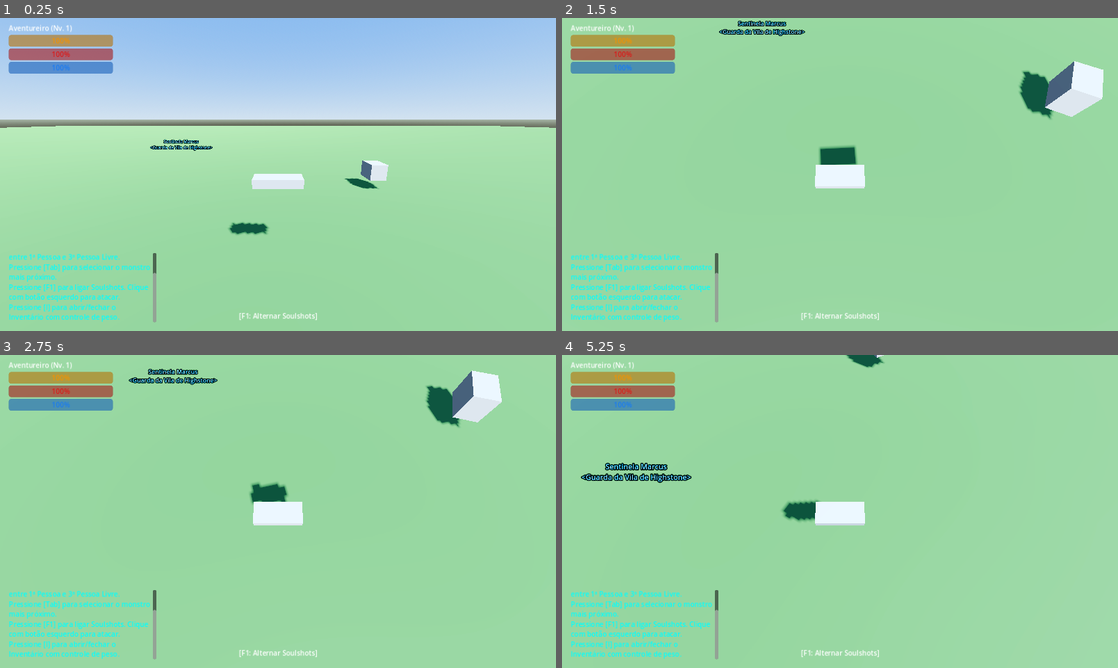
Above: before the commit, frames 1-4 (two rows, left to right).
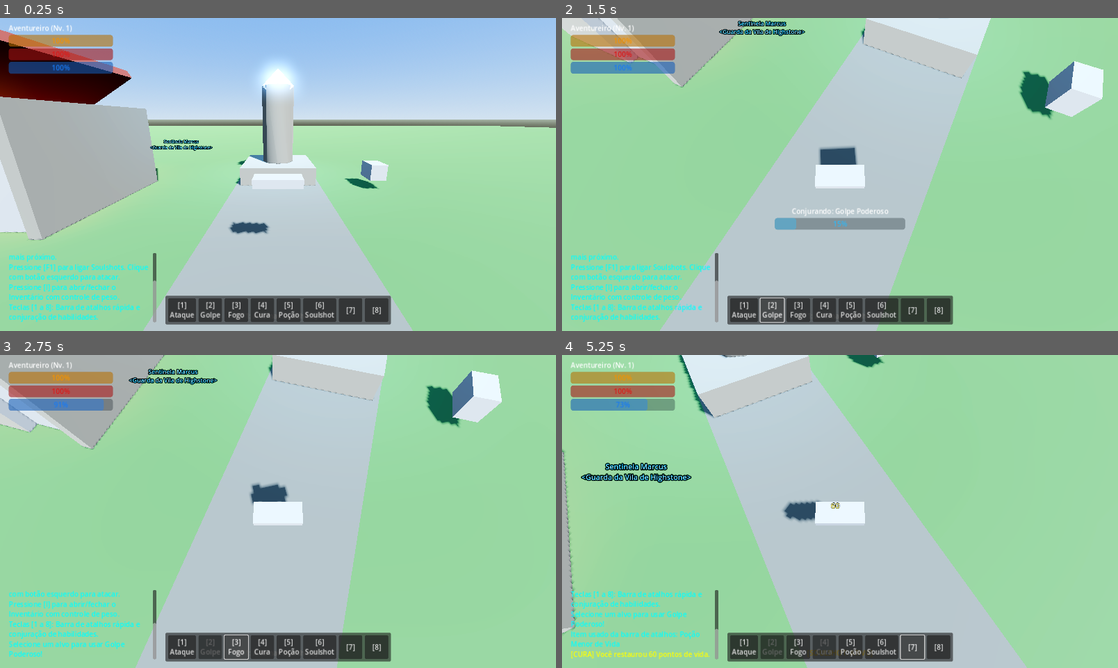
Above: after the commit, the same moments.

Repository: awazago/medieval-rpg
Game: Godot game, scene res://client/scenes/main_game.tscn
Two runs of this game, one before a commit and one after it. Both use one fixed random seed, a clock stepped at 60 frames per second and the inputs below.
Inputs (mouse positions are in pixels of both pictures, inside the frame that each line leads up to):
- Up to frame 1 (0.25 s): no input
- Up to frame 2 (1.5 s): click (745, 309) at 0.5 s, where only the run after the commit has a clickable "[1] Ataque"; click (773, 309) at 1.25 s, where only the run after the commit has a clickable "[2] Golpe"
- Up to frame 3 (2.75 s): click (233, 646) at 2 s, where only the run after the commit has a clickable "[3] Fogo"
- Up to frame 4 (5.25 s): click (823, 646) at 2.75 s, where only the run after the commit has a clickable "[4] Cura"; click (851, 646) at 3.5 s, where only the run after the commit has a clickable "[5] Poção"; click (878, 646) at 4.25 s, where only the run after the commit has a clickable "[6] Soulshot"; click (912, 646) at 5 s, where only the run after the commit has a clickable "[7]"

The runs differ from the first frame. In frame 1, 32% of the frame differs, in the area x 0-75%, y 3-100%; in frame 2, 35%, in the area x 0-93%, y 0-100%; in frame 3, 34%; in frame 4, 34%.

Commit message:
feat(sprint-2): Implement Highstone Village 3D environment, Soulshot particle FX, 3D floating damage text, and Hotbar with Cast Bar

Diff:
--- /dev/null
+++ b/client/scenes/environment/highstone_village.tscn
@@ -0,0 +1,147 @@
+[gd_scene load_steps=12 format=3 uid="uid://c6v2n8pm7x5ky"]
+
+[sub_resource type="StandardMaterial3D" id="Mat_StoneWall"]
+albedo_color = Color(0.48, 0.46, 0.42, 1)
+roughness = 0.9
+
+[sub_resource type="StandardMaterial3D" id="Mat_WoodTimber"]
+albedo_color = Color(0.32, 0.22, 0.14, 1)
+roughness = 0.8
+
+[sub_resource type="StandardMaterial3D" id="Mat_RoofTile"]
+albedo_color = Color(0.45, 0.2, 0.15, 1)
+roughness = 0.7
+
+[sub_resource type="StandardMaterial3D" id="Mat_Aetherstone"]
+albedo_color = Color(0.2, 0.35, 0.65, 1)
+emission_enabled = true
+emission = Color(0.25, 0.6, 1.0, 1)
+emission_energy_multiplier = 3.0
+roughness = 0.3
+
+[sub_resource type="StandardMaterial3D" id="Mat_ForgeFire"]
+albedo_color = Color(0.9, 0.4, 0.1, 1)
+emission_enabled = true
+emission = Color(1.0, 0.45, 0.1, 1)
+emission_energy_multiplier = 4.0
+
+[sub_resource type="StandardMaterial3D" id="Mat_CobblestonePath"]
+albedo_color = Color(0.4, 0.38, 0.34, 1)
+roughness = 0.95
+
+[sub_resource type="BoxMesh" id="BoxMesh_path"]
+material = SubResource("Mat_CobblestonePath")
+size = Vector3(4.5, 0.05, 35)
+
+[node name="HighstoneVillage" type="Node3D"]
+
+[node name="CobblestonePath" type="MeshInstance3D" parent="."]
+transform = Transform3D(1, 0, 0, 0, 1, 0, 0, 0, 1, 0, 0.02, 5)
+mesh = SubResource("BoxMesh_path")
+
+[node name="AetherstoneMonolith" type="CSGCombiner3D" parent="."]
+transform = Transform3D(1, 0, 0, 0, 1, 0, 0, 0, 1, 0, 0, -8)
+use_collision = true
+
+[node name="BasePedestal" type="CSGBox3D" parent="AetherstoneMonolith"]
+transform = Transform3D(1, 0, 0, 0, 1, 0, 0, 0, 1, 0, 0.5, 0)
+size = Vector3(4, 1, 4)
+material = SubResource("Mat_StoneWall")
+
+[node name="PillarCore" type="CSGCylinder3D" parent="AetherstoneMonolith"]
+transform = Transform3D(1, 0, 0, 0, 1, 0, 0, 0, 1, 0, 3, 0)
+radius = 0.9
+height = 4.5
+sides = 8
+material = SubResource("Mat_StoneWall")
+
+[node name="CrystalShard" type="CSGBox3D" parent="AetherstoneMonolith"]
+transform = Transform3D(0.707, -0.707, 0, 0.707, 0.707, 0, 0, 0, 1, 0, 5.2, 0)
+size = Vector3(1.2, 1.2, 1.2)
+material = SubResource("Mat_Aetherstone")
+
+[node name="OmniLight3D" type="OmniLight3D" parent="AetherstoneMonolith"]
+transform = Transform3D(1, 0, 0, 0, 1, 0, 0, 0, 1, 0, 5.5, 0)
+light_color = Color(0.3, 0.7, 1, 1)
+light_energy = 2.5
+omni_range = 10.0
+
+[node name="BlacksmithForge" type="CSGCombiner3D" parent="."]
+transform = Transform3D(1, 0, 0, 0, 1, 0, 0, 0, 1, -10, 0, -4)
+use_collision = true
+
+[node name="BuildingWalls" type="CSGBox3D" parent="BlacksmithForge"]
+transform = Transform3D(1, 0, 0, 0, 1, 0, 0, 0, 1, 0, 2, 0)
+size = Vector3(6, 4, 6)
+material = SubResource("Mat_StoneWall")
+
+[node name="DoorOpening" type="CSGBox3D" parent="BlacksmithForge"]
+transform = Transform3D(1, 0, 0, 0, 1, 0, 0, 0, 1, 1.5, 1.5, 3.1)
+operation = 2
+size = Vector3(2.2, 3, 1)
+
+[node name="Roof" type="CSGBox3D" parent="BlacksmithForge"]
+transform = Transform3D(0.866, -0.5, 0, 0.5, 0.866, 0, 0, 0, 1, 0, 4.5, 0)
+size = Vector3(5, 0.4, 6.8)
+material = SubResource("Mat_RoofTile")
+
+[node name="FurnaceHearth" type="CSGBox3D" parent="BlacksmithForge"]
+transform = Transform3D(1, 0, 0, 0, 1, 0, 0, 0, 1, -1.8, 0.8, -1.5)
+size = Vector3(1.6, 1.6, 1.6)
+material = SubResource("Mat_ForgeFire")
+
+[node name="ForgeGlow" type="OmniLight3D" parent="BlacksmithForge"]
+transform = Transform3D(1, 0, 0, 0, 1, 0, 0, 0, 1, -1.8, 1.2, -1.5)
+light_color = Color(1, 0.5, 0.1, 1)
+light_energy = 3.0
+omni_range = 8.0
+
+[node name="Anvil" type="CSGBox3D" parent="BlacksmithForge"]
+transform = Transform3D(1, 0, 0, 0, 1, 0, 0, 0, 1, -0.5, 0.5, 0)
+size = Vector3(0.6, 0.9, 1.2)
+material = SubResource("Mat_StoneWall")
+
+[node name="VillagePalisadeGate" type="CSGCombiner3D" parent="."]
+transform = Transform3D(1, 0, 0, 0, 1, 0, 0, 0, 1, 0, 0, 15)
+use_collision = true
+
+[node name="LeftTower" type="CSGCylinder3D" parent="VillagePalisadeGate"]
+transform = Transform3D(1, 0, 0, 0, 1, 0, 0, 0, 1, -4.5, 3, 0)
+radius = 1.2
+height = 6.0
+sides = 8
+material = SubResource("Mat_WoodTimber")
+
+[node name="RightTower" type="CSGCylinder3D" parent="VillagePalisadeGate"]
+transform = Transform3D(1, 0, 0, 0, 1, 0, 0, 0, 1, 4.5, 3, 0)
+radius = 1.2
+height = 6.0
+sides = 8
+material = SubResource("Mat_WoodTimber")
+
+[node name="CrossbarBeam" type="CSGBox3D" parent="VillagePalisadeGate"]
+transform = Transform3D(1, 0, 0, 0, 1, 0, 0, 0, 1, 0, 4.8, 0)
+size = Vector3(9, 0.6, 0.6)
+material = SubResource("Mat_WoodTimber")
+
+[node name="LeftWall" type="CSGBox3D" parent="VillagePalisadeGate"]
+transform = Transform3D(1, 0, 0, 0, 1, 0, 0, 0, 1, -12, 1.8, 0)
+size = Vector3(14, 3.6, 0.5)
+material = SubResource("Mat_WoodTimber")
+
+[node name="RightWall" type="CSGBox3D" parent="VillagePalisadeGate"]
+transform = Transform3D(1, 0, 0, 0, 1, 0, 0, 0, 1, 12, 1.8, 0)
+size = Vector3(14, 3.6, 0.5)
+material = SubResource("Mat_WoodTimber")
+
+[node name="TorchLeft" type="OmniLight3D" parent="VillagePalisadeGate"]
+transform = Transform3D(1, 0, 0, 0, 1, 0, 0, 0, 1, -3.2, 3.2, 0.5)
+light_color = Color(1, 0.65, 0.2, 1)
+light_energy = 2.0
+omni_range = 6.0
+
+[node name="TorchRight" type="OmniLight3D" parent="VillagePalisadeGate"]
+transform = Transform3D(1, 0, 0, 0, 1, 0, 0, 0, 1, 3.2, 3.2, 0.5)
+light_color = Color(1, 0.65, 0.2, 1)
+light_energy = 2.0
+omni_range = 6.0
--- a/client/scenes/main_game.gd
+++ b/client/scenes/main_game.gd
@@ -2,8 +2,12 @@
 # Controlador Central da Cena de Jogo e Integração Cliente
 extends Node3D
 
+const FLOAT_NUMBER_SCENE = preload("res://client/scenes/vfx/floating_damage_number.tscn")
+const SOULSHOT_BURST_SCENE = preload("res://client/scenes/vfx/soulshot_particles.tscn")
+
 @onready var player: PlayerCharacter = $Player
 @onready var hud: GameHUD = $HUD
+@onready var hotbar: Hotbar = $HUD/Hotbar
 
 func _ready() -> void:
 	if player and hud:
@@ -21,6 +25,11 @@
 		hud.add_system_message("Pressione [Tab] para selecionar o monstro mais próximo.")
 		hud.add_system_message("Pressione [F1] para ligar Soulshots. Clique com botão esquerdo para atacar.")
 		hud.add_system_message("Pressione [I] para abrir/fechar o Inventário com controle de peso.")
+		hud.add_system_message("Teclas [1 a 8]: Barra de atalhos rápida e conjuração de habilidades.")
+
+	if hotbar:
+		hotbar.skill_triggered.connect(_on_skill_triggered)
+		hotbar.item_shortcut_triggered.connect(_on_item_shortcut_triggered)
 
 func _unhandled_input(event: InputEvent) -> void:
 	# Ataque básico com o botão esquerdo do mouse
@@ -57,6 +66,13 @@
 	if target.has_method("take_damage"):
 		target.take_damage(damage, player)
 
+	# Efeito visual de Soulshot
+	if player.soulshots_enabled:
+		_spawn_soulshot_burst(target.global_position + Vector3(0, 0.8, 0))
+
+	# Número de dano flutuante 3D
+	_spawn_floating_damage(target.global_position + Vector3(0, 1.2, 0), damage, is_crit)
+
 	# Atualiza a barra de vida do alvo no HUD
 	hud.update_target(target)
 
@@ -68,3 +84,96 @@
 		log_msg = "[SOULSHOT] " + log_msg
 
 	hud.add_combat_log(log_msg)
+
+func _on_skill_triggered(skill_id: String) -> void:
+	var skill_data = GameData.get_skill(skill_id) if GameData else {}
+	if skill_data.is_empty():
+		return
+
+	var mp_cost = skill_data.get("mp_cost", 10)
+	if player.current_mp < mp_cost:
+		hud.add_system_message("[color=red]Mana insuficiente![/color]")
+		return
+
+	# Consome MP
+	player.current_mp -= mp_cost
+	hud.update_player_status(
+		player.current_hp, player.max_hp,
+		player.current_mp, player.max_mp,
+		player.current_cp, player.max_cp
+	)
+
+	# Habilidade de Cura (Auto-cast ou Alvo)
+	if skill_id == "lesser_heal":
+		var heal_val = skill_data.get("power", 60)
+		player.current_hp = mini(player.max_hp, player.current_hp + heal_val)
+		hud.update_player_status(
+			player.current_hp, player.max_hp,
+			player.current_mp, player.max_mp,
+			player.current_cp, player.max_cp
+		)
+		_spawn_floating_damage(player.global_position + Vector3(0, 1.5, 0), heal_val, false)
+		hud.add_combat_log("[CURA] Você restaurou " + str(heal_val) + " pontos de vida.")
+		return
+
+	# Habilidade de Ataque
+	if player.selected_target == null or not is_instance_valid(player.selected_target):
+		hud.add_system_message("Selecione um alvo para usar " + skill_data.get("name", "esta habilidade") + "!")
+		return
+
+	var target = player.selected_target
+	var distance = player.global_position.distance_to(target.global_position)
+	var max_range = skill_data.get("range_units", 3.0)
+
+	if distance > max_range:
+		hud.add_system_message("Alvo fora de alcance (" + str(int(distance)) + "m / máx " + str(int(max_range)) + "m)!")
+		return
+
+	var target_p_def = target.get("p_def") if target.get("p_def") else 12.0
+	var target_m_def = target.get("m_def") if target.get("m_def") else 10.0
+	var skill_power = skill_data.get("power", 30.0)
+	var result: Dictionary
+
+	if skill_data.get("element"):
+		# Magia (ex: Flecha Ígnea)
+		result = CombatFormulas.calculate_magical_damage(player.m_atk, target_m_def, 12, skill_power, player.soulshots_enabled)
+	else:
+		# Físico (ex: Golpe Poderoso)
+		result = CombatFormulas.calculate_physical_damage(player.p_atk, target_p_def, 30, 8, player.soulshots_enabled, skill_power)
+
+	var damage = result["damage"]
+	var is_crit = result["is_critical"]
+
+	if target.has_method("take_damage"):
+		target.take_damage(damage, player)
+
+	if player.soulshots_enabled:
+		_spawn_soulshot_burst(target.global_position + Vector3(0, 0.8, 0))
+
+	_spawn_floating_damage(target.global_position + Vector3(0, 1.2, 0), damage, is_crit)
+	hud.update_target(target)
+
+	var msg = "[" + skill_data.get("name") + "] causou " + str(damage) + " de dano!"
+	if is_crit:
+		msg = "[CRÍTICO!] " + msg
+	hud.add_combat_log(msg)
+
+func _on_item_shortcut_triggered(item_id: String) -> void:
+	if player and player.inventory:
+		for i in range(InventoryManager.MAX_SLOTS):
+			var slot = player.inventory.slots[i]
+			if slot != null and slot["id"] == item_id:
+				player.inventory.use_or_equip(i)
+				hud.add_system_message("Item usado da barra de atalhos: " + slot["data"].get("name"))
+				break
+
+func _spawn_soulshot_burst(pos: Vector3) -> void:
+	var burst = SOULSHOT_BURST_SCENE.instantiate()
+	add_child(burst)
+	burst.global_position = pos
+
+func _spawn_floating_damage(pos: Vector3, amount: int, is_crit: bool) -> void:
+	var float_num = FLOAT_NUMBER_SCENE.instantiate()
+	add_child(float_num)
+	float_num.global_position = pos
+	float_num.setup(amount, is_crit)
--- a/client/scenes/main_game.tscn
+++ b/client/scenes/main_game.tscn
@@ -9,6 +9,8 @@
 [ext_resource type="Script" path="res://client/ui/inventory_window.gd" id="6_inv_ui"]
 [ext_resource type="Script" path="res://client/scripts/npc_character.gd" id="7_npc"]
 [ext_resource type="Script" path="res://client/ui/dialog_window.gd" id="8_dialog"]
+[ext_resource type="PackedScene" path="res://client/scenes/environment/highstone_village.tscn" id="9_village"]
+[ext_resource type="Script" path="res://client/ui/hotbar.gd" id="10_hotbar"]
 
 [sub_resource type="ProceduralSkyMaterial" id="ProceduralSkyMaterial_sky"]
 sky_top_color = Color(0.35, 0.55, 0.85, 1.0)
@@ -62,6 +64,8 @@
 [node name="CollisionShape3D" type="CollisionShape3D" parent="TerrainGround"]
 transform = Transform3D(1, 0, 0, 0, 1, 0, 0, 0, 1, 0, -0.5, 0)
 shape = SubResource("BoxShape_ground")
+
+[node name="HighstoneVillage" parent="." instance=ExtResource("9_village")]
 
 [node name="Player" type="CharacterBody3D" parent="." groups=["players"]]
 transform = Transform3D(1, 0, 0, 0, 1, 0, 0, 0, 1, 0, 1, 0)
@@ -342,3 +346,60 @@
 
 [node name="OptionsContainer" type="VBoxContainer" parent="HUD/DialogWindow/Margin/VBox"]
 layout_mode = 2
+
+[node name="CastBarContainer" type="Control" parent="HUD"]
+layout_mode = 3
+anchors_preset = 8
+anchor_left = 0.5
+anchor_top = 0.5
+anchor_right = 0.5
+anchor_bottom = 0.5
+offset_left = -150.0
+offset_top = 80.0
+offset_right = 150.0
+offset_bottom = 120.0
+grow_horizontal = 2
+grow_vertical = 2
+
+[node name="VBox" type="VBoxContainer" parent="HUD/CastBarContainer"]
+layout_mode = 1
+anchors_preset = 15
+anchor_right = 1.0
+anchor_bottom = 1.0
+grow_horizontal = 2
+grow_vertical = 2
+
+[node name="CastLabel" type="Label" parent="HUD/CastBarContainer/VBox"]
+layout_mode = 2
+text = "Conjurando Habilidade..."
+horizontal_alignment = 1
+
+[node name="CastBar" type="ProgressBar" parent="HUD/CastBarContainer/VBox"]
+modulate = Color(0.2, 0.75, 1, 1)
+layout_mode = 2
+value = 50.0
+
+[node name="Hotbar" type="PanelContainer" parent="HUD"]
+anchors_preset = 7
+anchor_left = 0.5
+anchor_top = 1.0
+anchor_right = 0.5
+anchor_bottom = 1.0
+offset_left = -240.0
+offset_top = -80.0
+offset_right = 240.0
+offset_bottom = -15.0
+grow_horizontal = 2
+grow_vertical = 0
+script = ExtResource("10_hotbar")
+
+[node name="Margin" type="MarginContainer" parent="HUD/Hotbar"]
+layout_mode = 2
+theme_override_constants/margin_left = 6
+theme_override_constants/margin_top = 6
+theme_override_constants/margin_right = 6
+theme_override_constants/margin_bottom = 6
+
+[node name="HBox" type="HBoxContainer" parent="HUD/Hotbar/Margin"]
+layout_mode = 2
+theme_override_constants/separation = 6
--- /dev/null
+++ b/client/scenes/vfx/floating_damage_number.tscn
@@ -0,0 +1,14 @@
+[gd_scene load_steps=2 format=3 uid="uid://dpxs2qwv38nml"]
+
+[ext_resource type="Script" path="res://client/scripts/vfx/floating_damage_number.gd" id="1_float"]
+
+[node name="FloatingDamageNumber" type="Node3D"]
+script = ExtResource("1_float")
+
+[node name="Label3D" type="Label3D" parent="."]
+billboard = 1
+no_depth_test = true
+text = "100"
+font_size = 32
+outline_size = 8
+outline_modulate = Color(0, 0, 0, 1)
--- /dev/null
+++ b/client/scenes/vfx/soulshot_particles.tscn
@@ -0,0 +1,45 @@
+[gd_scene load_steps=5 format=3 uid="uid://b5840j3qplw1a"]
+
+[ext_resource type="Script" path="res://client/scripts/vfx/soulshot_burst.gd" id="1_burst"]
+
+[sub_resource type="ParticleProcessMaterial" id="ParticleProcessMaterial_sparks"]
+emission_shape = 1
+emission_sphere_radius = 0.4
+direction = Vector3(0, 1, 0)
+spread = 80.0
+initial_velocity_min = 3.5
+initial_velocity_max = 6.0
+gravity = Vector3(0, -5, 0)
+scale_min = 0.08
+scale_max = 0.16
+
+[sub_resource type="StandardMaterial3D" id="Mat_GoldenSparks"]
+albedo_color = Color(1, 0.85, 0.2, 1)
+emission_enabled = true
+emission = Color(1, 0.8, 0.15, 1)
+emission_energy_multiplier = 4.0
+billboard_mode = 3
+particles_anim_h_frames = 1
+particles_anim_v_frames = 1
+particles_anim_loop = false
+
+[sub_resource type="QuadMesh" id="QuadMesh_spark"]
+material = SubResource("Mat_GoldenSparks")
+size = Vector2(0.12, 0.12)
+
+[node name="SoulshotBurst" type="Node3D"]
+script = ExtResource("1_burst")
+
+[node name="GPUParticles3D" type="GPUParticles3D" parent="."]
+emitting = false
+amount = 35
+lifetime = 0.6
+one_shot = true
+explosiveness = 0.85
+process_material = SubResource("ParticleProcessMaterial_sparks")
+draw_pass_1 = SubResource("QuadMesh_spark")
+
+[node name="OmniLight3D" type="OmniLight3D" parent="."]
+light_color = Color(1, 0.8, 0.2, 1)
+light_energy = 3.5
+omni_range = 5.0
--- /dev/null
+++ b/client/scripts/vfx/floating_damage_number.gd
@@ -0,0 +1,49 @@
+# res://client/scripts/vfx/floating_damage_number.gd
+# Número de Dano Flutuante 3D (Floating Combat Text - Estilo Lineage II)
+class_name FloatingDamageNumber
+extends Node3D
+
+@onready var label: Label3D = $Label3D
+
+var float_speed: float = 2.0
+var horizontal_velocity: Vector3 = Vector3.ZERO
+var lifetime: float = 1.1
+var time_elapsed: float = 0.0
+
+func _ready() -> void:
+	horizontal_velocity = Vector3(randf_range(-0.5, 0.5), 0, randf_range(-0.5, 0.5))
+
+func setup(amount: int, is_critical: bool = false, is_miss: bool = false) -> void:
+	if not label:
+		await ready
+
+	if is_miss:
+		label.text = "ERROU"
+		label.modulate = Color(0.7, 0.7, 0.8)
+		label.font_size = 28
+	elif is_critical:
+		label.text = "★ " + str(amount) + "!"
+		label.modulate = Color(1.0, 0.25, 0.1) # Vermelho rubi / crítico intenso
+		label.font_size = 44
+		label.outline_size = 10
+	else:
+		label.text = str(amount)
+		label.modulate = Color(1.0, 0.95, 0.4) # Amarelo clássico Lineage
+		label.font_size = 32
+		label.outline_size = 6
+
+func _process(delta: float) -> void:
+	time_elapsed += delta
+	position.y += float_speed * delta
+	position += horizontal_velocity * delta
+
+	# Desaceleração suave da subida
+	float_speed = maxf(0.4, float_speed - (delta * 1.5))
+
+	# Fade out nos últimos 40% do tempo de vida
+	var alpha = clampf((lifetime - time_elapsed) / (lifetime * 0.4), 0.0, 1.0)
+	if label:
+		label.modulate.a = alpha
+
+	if time_elapsed >= lifetime:
+		queue_free()
--- /dev/null
+++ b/client/scripts/vfx/soulshot_burst.gd
@@ -0,0 +1,13 @@
+# res://client/scripts/vfx/soulshot_burst.gd
+# Explosão de Partículas Douradas ao Desferir Golpe com Soulshot
+class_name SoulshotBurst
+extends Node3D
+
+@onready var particles: GPUParticles3D = $GPUParticles3D
+@onready var light: OmniLight3D = $OmniLight3D
+
+func _ready() -> void:
+	if particles:
+		particles.emitting = true
+	# Timer rápido para autoliberar após o efeito terminar
+	get_tree().create_timer(0.9).timeout.connect(queue_free)
--- /dev/null
+++ b/client/ui/hotbar.gd
@@ -0,0 +1,155 @@
+# res://client/ui/hotbar.gd
+# Barra de Atalhos Inferior com Cooldowns e Acionamento (Estilo Lineage II)
+class_name Hotbar
+extends PanelContainer
+
+signal skill_triggered(skill_id: String)
+signal item_shortcut_triggered(item_id: String)
+
+@onready var slots_container: HBoxContainer = $Margin/HBox
+@onready var cast_bar_container: Control = $"../CastBarContainer"
+@onready var cast_bar: ProgressBar = $"../CastBarContainer/VBox/CastBar"
+@onready var cast_label: Label = $"../CastBarContainer/VBox/CastLabel"
+
+const NUM_SLOTS: int = 8
+
+# Definição dos atalhos padrão
+var slot_configs: Array[Dictionary] = [
+	{"type": "attack", "id": "basic_attack", "label": "Ataque", "key": "1"},
+	{"type": "skill", "id": "power_strike", "label": "Golpe", "key": "2"},
+	{"type": "skill", "id": "fire_arrow", "label": "Fogo", "key": "3"},
+	{"type": "skill", "id": "lesser_heal", "label": "Cura", "key": "4"},
+	{"type": "item", "id": "lesser_healing_potion", "label": "Poção", "key": "5"},
+	{"type": "soulshot", "id": "toggle_shot", "label": "Soulshot", "key": "6"},
+	{"type": "empty", "id": "", "label": "", "key": "7"},
+	{"type": "empty", "id": "", "label": "", "key": "8"}
+]
+
+var slot_buttons: Array[Button] = []
+var cooldowns: Dictionary = {} # id -> remaining_seconds
+
+# Estado de Conjuração (Cast Bar)
+var is_casting: bool = false
+var current_casting_skill: Dictionary = {}
+var cast_duration: float = 0.0
+var cast_progress: float = 0.0
+
+func _ready() -> void:
+	if cast_bar_container:
+		cast_bar_container.visible = false
+	_build_hotbar()
+
+func _build_hotbar() -> void:
+	for child in slots_container.get_children():
+		child.queue_free()
+	slot_buttons.clear()
+
+	for i in range(NUM_SLOTS):
+		var cfg = slot_configs[i]
+		var btn = Button.new()
+		btn.custom_minimum_size = Vector2(54, 54)
+		btn.text = "[" + cfg["key"] + "]\n" + cfg["label"]
+		btn.pressed.connect(_on_slot_pressed.bind(i))
+		slots_container.add_child(btn)
+		slot_buttons.append(btn)
+
+func _input(event: InputEvent) -> void:
+	if event is InputEventKey and event.pressed and not event.echo:
+		for i in range(NUM_SLOTS):
+			var key_str = slot_configs[i]["key"]
+			if event.as_text() == key_str:
+				_on_slot_pressed(i)
+				break
+
+func _process(delta: float) -> void:
+	# Atualiza Cooldowns
+	for skill_id in cooldowns.keys():
+		cooldowns[skill_id] = maxf(0.0, cooldowns[skill_id] - delta)
+		if cooldowns[skill_id] <= 0.0:
+			cooldowns.erase(skill_id)
+			_update_slot_visuals()
+
+	# Atualiza Cast Bar
+	if is_casting:
+		cast_progress += delta
+		if cast_bar:
+			cast_bar.value = (cast_progress / cast_duration) * 100.0
+		if cast_progress >= cast_duration:
+			_complete_cast()
+
+func _on_slot_pressed(index: int) -> void:
+	if index < 0 or index >= NUM_SLOTS:
+		return
+	var cfg = slot_configs[index]
+	var action_type = cfg["type"]
+	var action_id = cfg["id"]
+
+	if cooldowns.has(action_id):
+		var hud = get_tree().get_first_node_in_group("hud")
+		if hud and hud.has_method("add_system_message"):
+			hud.add_system_message("Habilidade em recarga (%.1fs restantes)." % cooldowns[action_id])
+		return
+
+	match action_type:
+		"attack":
+			# Dispara o ataque básico padrão
+			var main = get_tree().current_scene
+			if main and main.has_method("_attempt_player_attack"):
+				main._attempt_player_attack()
+		"skill":
+			start_casting_skill(action_id)
+		"item":
+			item_shortcut_triggered.emit(action_id)
+		"soulshot":
+			var player = get_tree().get_first_node_in_group("players")
+			if player and player.has_method("toggle_soulshots"):
+				player.toggle_soulshots()
+
+func start_casting_skill(skill_id: String) -> void:
+	if is_casting:
+		return
+
+	var skill_data = GameData.get_skill(skill_id) if GameData else {}
+	if skill_data.is_empty():
+		return
+
+	var cast_time = skill_data.get("cast_time_sec", 1.0)
+	is_casting = true
+	current_casting_skill = skill_data
+	cast_duration = cast_time
+	cast_progress = 0.0
+
+	if cast_bar_container and cast_label and cast_bar:
+		cast_bar_container.visible = true
+		cast_label.text = "Conjurando: " + skill_data.get("name", "Habilidade")
+		cast_bar.value = 0.0
+
+func _complete_cast() -> void:
+	is_casting = false
+	if cast_bar_container:
+		cast_bar_container.visible = false
+
+	var skill_id = current_casting_skill.get("id", "")
+	var cd = current_casting_skill.get("cooldown_sec", 3.0)
+	cooldowns[skill_id] = cd
+
+	skill_triggered.emit(skill_id)
+	_update_slot_visuals()
+
+func cancel_cast() -> void:
+	if is_casting:
+		is_casting = false
+		if cast_bar_container:
+			cast_bar_container.visible = false
+		var hud = get_tree().get_first_node_in_group("hud")
+		if hud and hud.has_method("add_system_message"):
+			hud.add_system_message("[color=red]Conjuração Interrompida![/color]")
+
+func _update_slot_visuals() -> void:
+	for i in range(NUM_SLOTS):
+		var cfg = slot_configs[i]
+		var btn = slot_buttons[i]
+		if cooldowns.has(cfg["id"]):
+			btn.modulate = Color(0.5, 0.5, 0.5, 0.8)
+		else:
+			btn.modulate = Color.WHITE
Not shown, added: docs/SPRINT_2_STORIES.md
